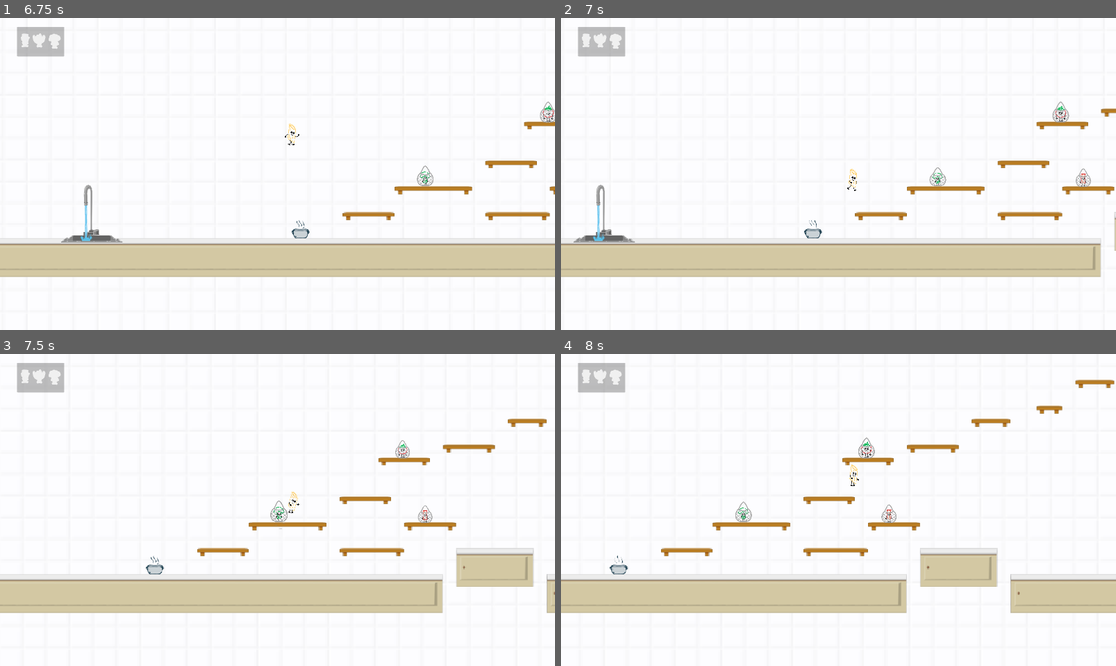
Above: before the commit, frames 1-4 (two rows, left to right).
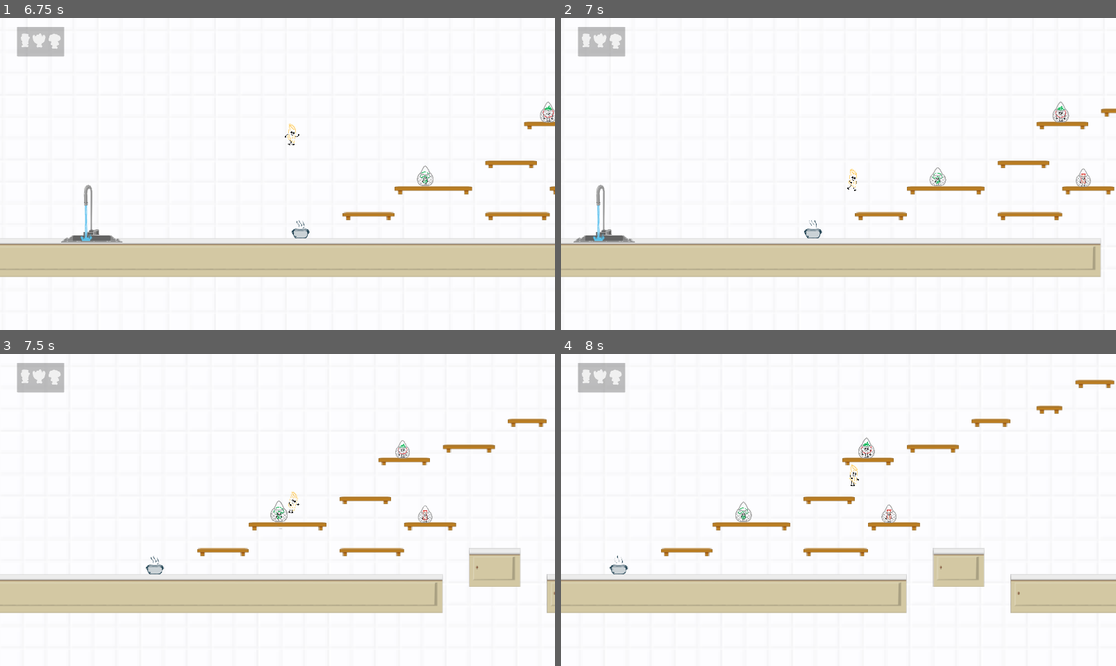
Above: after the commit, the same moments.

Repository: johannaeklundh/penneforyourlife
Game: Godot game, scene res://Assets/Scenes/IntroScene.tscn
The game is run twice, just before and just after one commit, with the same random seed, the same clock (stepped at 60 frames per second) and the same inputs.
Inputs:
- Up to frame 1 (6.75 s): hold Right (move_right) 0.53-2.03 s; tap Space (jump) at 0.6, 0.77, 1.07, 1.52, 1.55, 1.82, 2.1, 3.02, 3.05, 3.32, 3.6, 3.77, 4.07, 4.52, 4.55, 4.82, 5.1, 6.02, 6.05, 6.32, 6.6 s; tap E (interact) every 1.5 s from 1.35 to 5.85 s; hold Left (move_left) 2.03-4.28 s; hold Right (move_right) from 4.28 s (still down); tap Enter at 5 s
- Up to frame 2 (7 s): keep holding Right (move_right); tap Space (jump) at 6.77 s
- Up to frame 3 (7.5 s): keep holding Right (move_right); tap Space (jump) at 7.07 s; tap E (interact) at 7.35 s
- Up to frame 4 (8 s): keep holding Right (move_right); tap Space (jump) at 7.52, 7.55, 7.82 s

Frame 1 is identical in both runs. In frame 2, less than 0.1% of the frame differs, in the area x 99-100%, y 62-75%; in frame 3, 0.6%; in frame 4, 0.6%, in the area x 64-79%, y 62-75%.

Commit message:
friends dont overlap

Diff:
--- a/Assets/Scenes/Areas/area_1.tscn
+++ b/Assets/Scenes/Areas/area_1.tscn
@@ -188,7 +188,7 @@
 layer_0/name = "one_way_ground"
 layer_1/name = "ground"
 layer_2/name = "background"
-layer_2/tile_data = PackedInt32Array(-131064, 131072, 0, -13 …(341 unchanged characters)… 65509, 65536, 2, -131045, 65536, 1, 26, 65536, 3, -65510, 65536, 2, -131046, 65536, 1, 25, 0, 3, -65511, 0, 2, -131047, 0, 1, -393197, 131072, 0, -393198, 65536, 0, -393199, 65536, 0, -393200, 0, 0, -589802, 131072, 0, -589803, 65536, 0, -589804, 65536, 0, -589805, 0, 0, -655333, 131072, 0, -655334, 65536, 0, -655335, 65536, 0, -655336, 0, 0, -786401, 131072, 0, -786402, 65536, 0, -786403, 0, 0, -851933, 131072, 0, -851934, 0, 0, -983001, 131072, 0, -983002, 65536, 0, -983003, 0, 0, 30, 131072, 3, -65506, 131072, 2, -131042, 131072, 1, 29, 65536, 3, -65507, 65536, 2, -131043, 65536, 1, 28, 65536, 3, -65508, 65536, 2, -131044, 65536, 1)
+layer_2/tile_data = PackedInt32Array(-131064, 131072, 0, -13 …(341 unchanged characters)… 65509, 65536, 2, -131045, 65536, 1, 26, 0, 3, -65510, 0, 2, -131046, 0, 1, -393197, 131072, 0, -393198, 65536, 0, -393199, 65536, 0, -393200, 0, 0, -589802, 131072, 0, -589803, 65536, 0, -589804, 65536, 0, -589805, 0, 0, -655333, 131072, 0, -655334, 65536, 0, -655335, 65536, 0, -655336, 0, 0, -786401, 131072, 0, -786402, 65536, 0, -786403, 0, 0, -851933, 131072, 0, -851934, 0, 0, -983001, 131072, 0, -983002, 65536, 0, -983003, 0, 0, 29, 131072, 3, -65507, 131072, 2, -131043, 131072, 1, 28, 65536, 3, -65508, 65536, 2, -131044, 65536, 1)
 layer_3/name = "counter"
 layer_3/tile_data = PackedInt32Array(131088, 65536, 3, 65552, 65536, 2, 16, 65536, 1, 131087, 65536, 3, 65551, 65536, 2 …(4414 unchanged characters)…
 
--- a/Assets/Scenes/bacon.tscn
+++ b/Assets/Scenes/bacon.tscn
@@ -119,6 +119,7 @@
 
 [node name="Bacon" type="CharacterBody2D"]
 collision_layer = 4
+collision_mask = 5
 script = ExtResource("1_1rtig")
 
 [node name="AnimatedSprite2D" type="AnimatedSprite2D" parent="."]
--- a/Assets/Scenes/broccoli.tscn
+++ b/Assets/Scenes/broccoli.tscn
@@ -120,6 +120,7 @@
 
 [node name="Broccoli" type="CharacterBody2D"]
 collision_layer = 4
+collision_mask = 5
 script = ExtResource("1_2i2eb")
 
 [node name="AnimatedSprite2D" type="AnimatedSprite2D" parent="."]
--- a/Assets/Scenes/tomato.tscn
+++ b/Assets/Scenes/tomato.tscn
@@ -100,6 +100,7 @@
 
 [node name="Tomato" type="CharacterBody2D"]
 collision_layer = 4
+collision_mask = 5
 script = ExtResource("1_3j8gi")
 
 [node name="AnimatedSprite2D" type="AnimatedSprite2D" parent="."]
--- a/Assets/Scripts/follower.gd
+++ b/Assets/Scripts/follower.gd
@@ -58,11 +58,11 @@
 	if parent == null or player == null:
 		return
 
-	var vertical_diff = player.global_position.y - parent.global_position.y
+	var vertical_diff = abs(player.global_position.y - parent.global_position.y)
 
 	# If player is above us by at least ~20px and we are on floor
-	if vertical_diff < -20 and parent.is_on_floor():
-		parent.velocity.y = -300  # tune this to match your player's jump_power * multiplier
+	if vertical_diff > 150 and parent.is_on_floor():
+		parent.velocity.y = -200  # tune this to match your player's jump_power * multiplier
 
 func try_drop_down_toward_player() -> void:
 	var parent = get_parent() as CharacterBody2D
